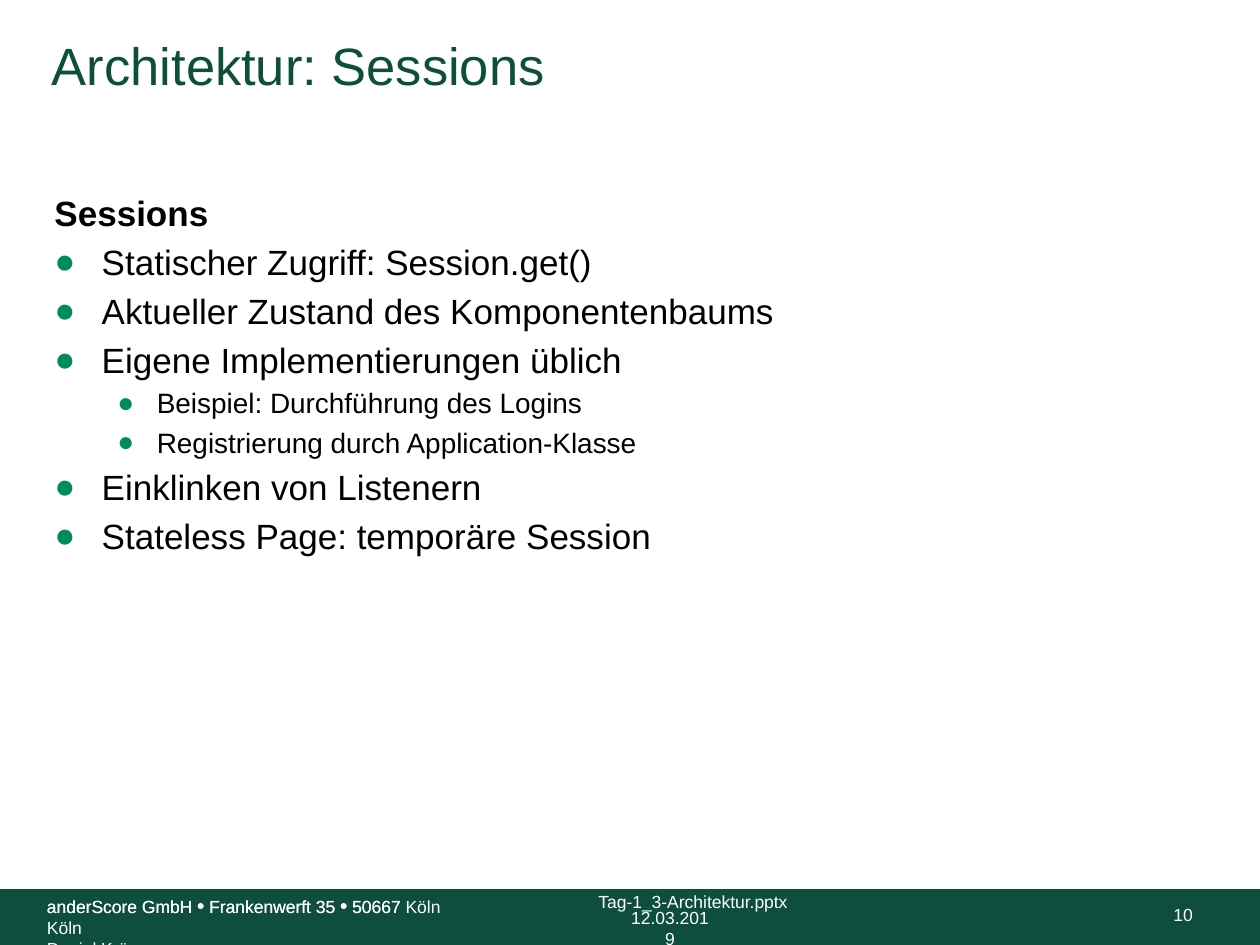
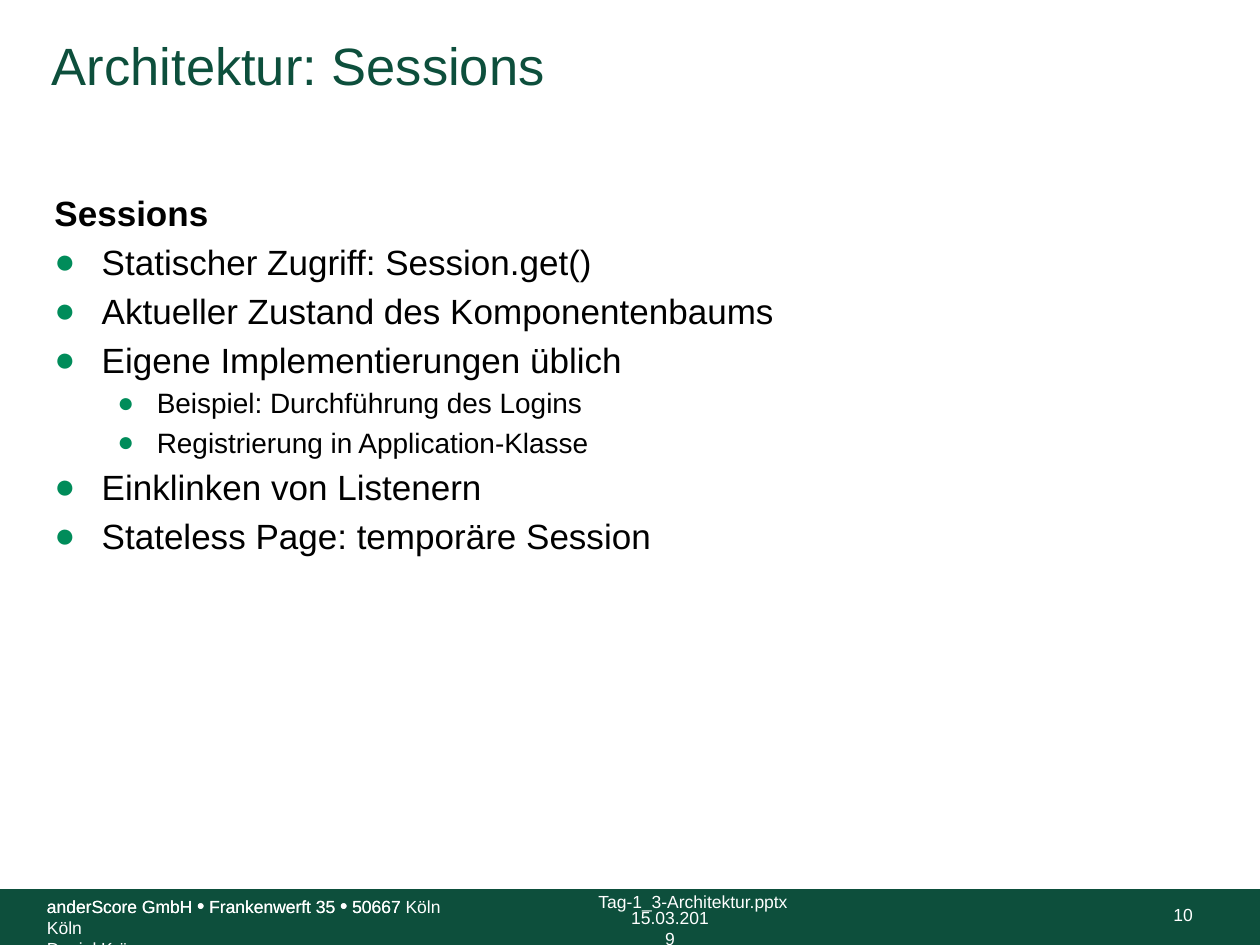
Before and after one commit to anderscore-gmbh/wicket-training, a slide deck: slide 10 of slides/Tag-1_3-Architektur.pptx. Drawn at 1260x945 pixels with LibreOffice and Linux fonts; fonts in the diff are those of the drawing; background and template pictures are left out. Boxes give left, top, right and bottom in pixels: in the first picture for what was removed or moved away, otherwise in the second. Text is boxed around its words. In the diff, an @@ line names an element or a change of style, - is before the commit and + after.

```diff
--- a/slides/Tag-1_3-Architektur.pptx
+++ b/slides/Tag-1_3-Architektur.pptx
@@ text at [157, 432, 588, 458]: text changed @@
-  ● Registrierung durch Application-Klasse
+  ● Registrierung in Application-Klasse
@@ text at [631, 911, 709, 924]: text changed @@
-12.03.2019
+15.03.2019
```
Also in this commit, not shown: 18 other slides changed, 6 other files.
